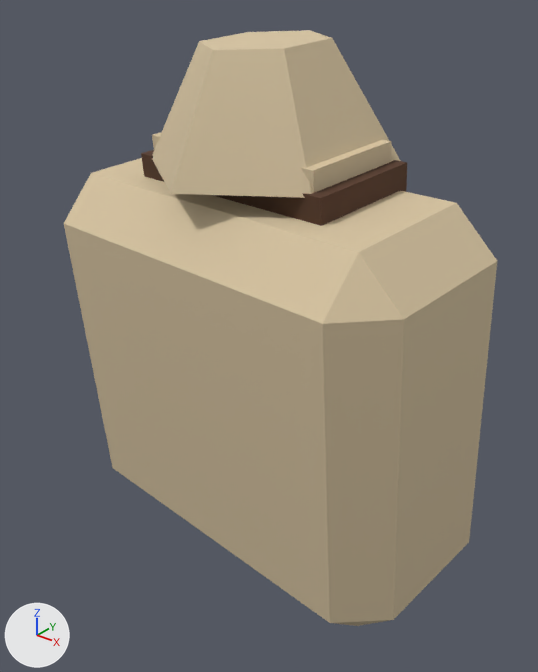
The glTF model public/assets/models/tool_seed_pouch_a.glb: old version first, new version second.
Camera for both pictures: a 50 mm lens placed at (0.366, -0.455, 0.703), pointed at (0.011, -0.012, 0.428). The axes (+X, +Y, +Z) are drawn at lower left. The lights are the same throughout. The first picture is the older version. Where no turn or scale is listed for an object, it has been applied to the vertices.

In view in the first picture: 'seed_pouch_base', 'seed_pouch_loop_00'.
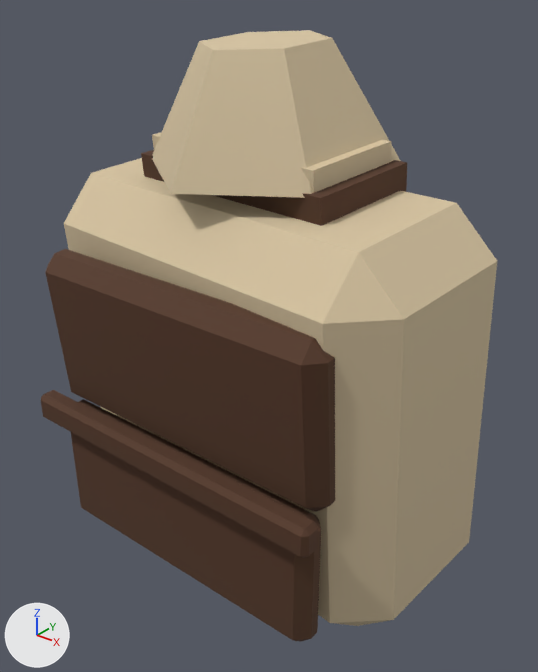
Boxes (x1, y1, x2, y2) around the edits, measured in the pictures (538 x 672 px):
'seed_pouch_front_flap', added (brown): after (41, 150, 407, 642)
'seed_pouch_loop_00', unchanged, covered by the edit: before (141, 150, 407, 226)

What changed in the scene script:
```text
Add me_seed_pouch_front_flap_mesh:
    me_seed_pouch_front_flap_mesh.from_pydata(...)  # 130 vertices, 224 faces; spans x -0.145..0.145, y -0.1..0.1, z -0.169..0.169
    me_seed_pouch_front_flap_mesh.materials.append(mat_wood_dark_01)
Add ob_seed_pouch_front_flap:
    ob_seed_pouch_front_flap = bpy.data.objects.new('seed_pouch_front_flap', me_seed_pouch_front_flap_mesh)
    ob_seed_pouch_front_flap.location = (0.0, -0.041, 0.409)
```
